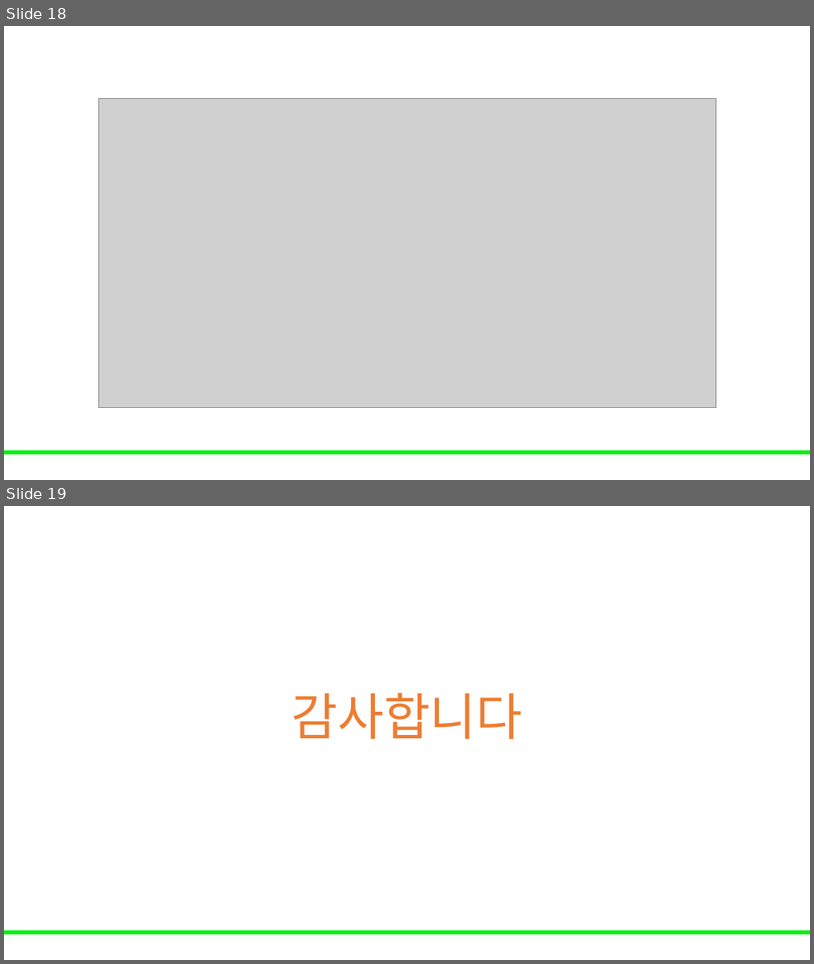
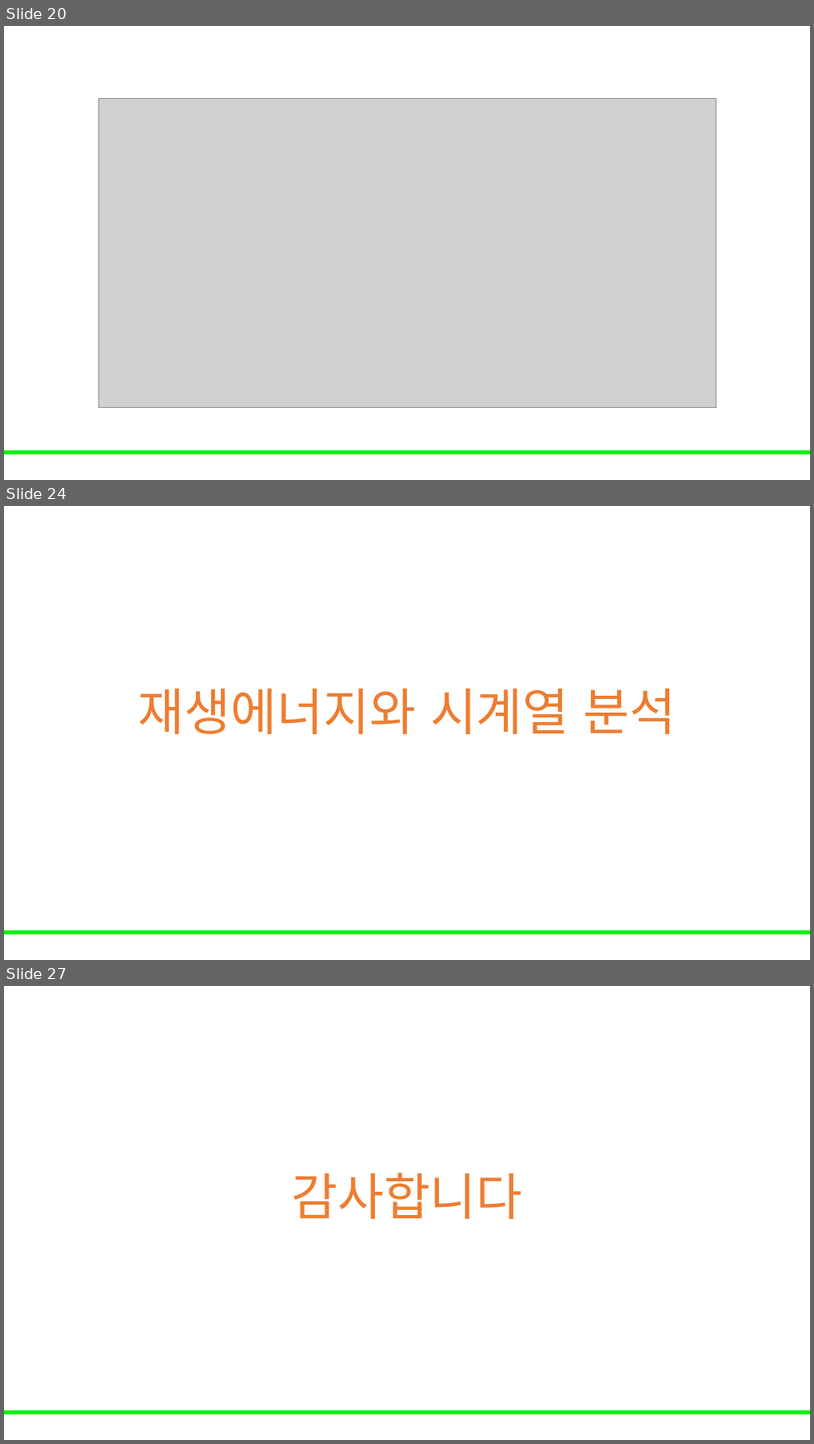
Before and after one commit to Leader-Lesson/KDT_RE_5th, a slide deck: material/5_AI/04_데이터 전처리와 EDA 기초.pptx. Shown one above the other, each under a label of ours: slides 18 and 19 before the commit, slides 20, 24 and 27 after it; the slides between them are not shown. The pictures are 814x964 and 814x1444 pixels, drawn with LibreOffice and Linux fonts; fonts in the diff are those of the drawing; grey boxes stand for pictures; background and template pictures are left out. Boxes give left, top, right and bottom in pixels: in the first picture for what was removed or moved away, otherwise in the second. Text is boxed around its words. In the diff, an @@ line names an element or a change of style, - is before the commit and + after.

```diff
--- a/material/5_AI/04_데이터 전처리와 EDA 기초.pptx
+++ b/material/5_AI/04_데이터 전처리와 EDA 기초.pptx
@@ slide 24 added at (4,506,810,960), background #FFFFFF; not listed: 1 template element that a slide beside it also shows @@
@@ title added at (138,688,677,734), 60 pt, text #ED7D31 @@
+재생에너지와 시계열 분석
@@ what was slide 18 is now slide 20 @@
@@ what was slide 19 is now slide 27 @@
```
Also in this commit, not shown: 3 slides changed, 7 other slides added.
